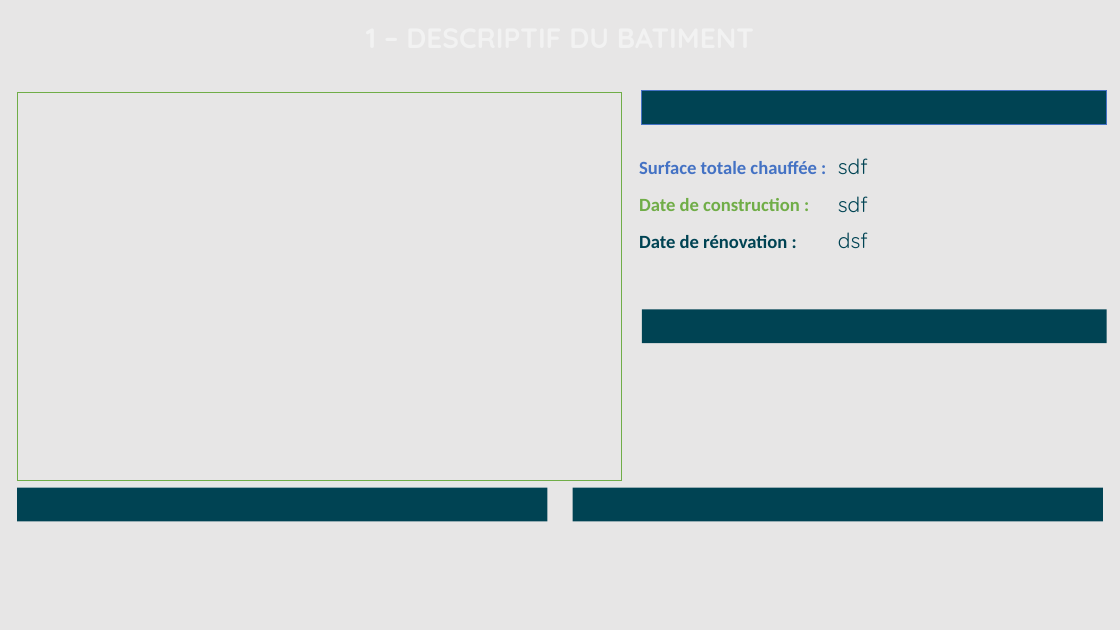
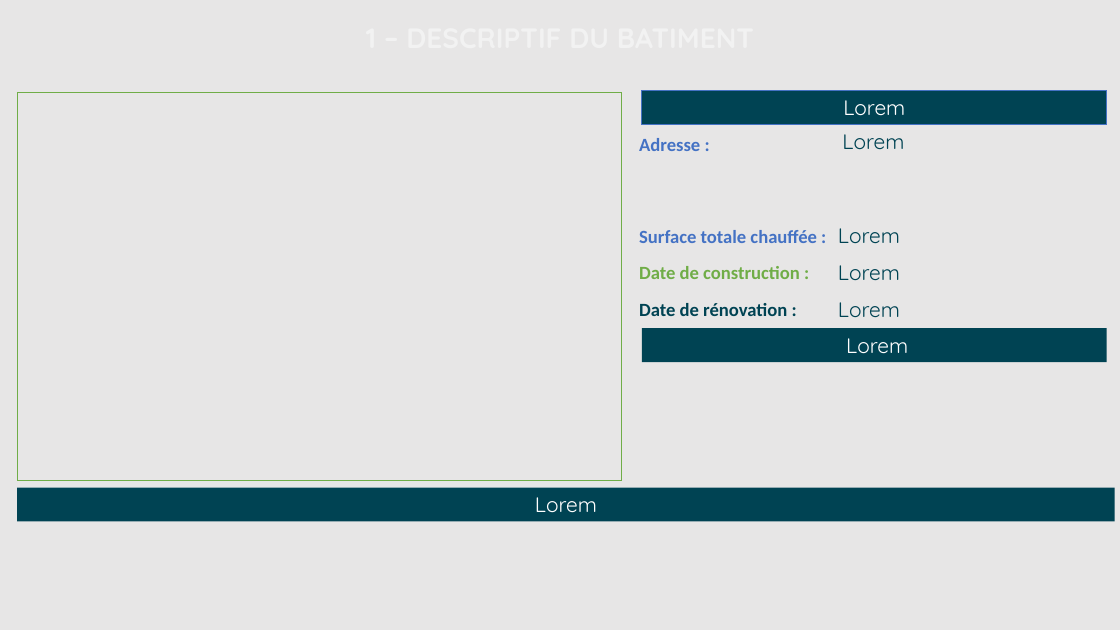
Before and after one commit to sigsieml/super-cep, a slide deck: slide 1 of app/src/main/assets/powerpointvierge.pptx. Drawn at 1120x630 pixels with LibreOffice and Linux fonts; fonts in the diff are those of the drawing; background and template pictures are left out. Boxes give left, top, right and bottom in pixels: in the first picture for what was removed or moved away, otherwise in the second. Text is boxed around its words. In the diff, an @@ line names an element or a change of style, - is before the commit and + after.

```diff
--- a/app/src/main/assets/powerpointvierge.pptx
+++ b/app/src/main/assets/powerpointvierge.pptx
@@ text in rectangle at [843,100,905,116]: text added @@
+Lorem
@@ table at [639,134,834,321] @@
+row 1: Adresse :
@@ text added at [842,134,904,149], 18 pt, text #004353 @@
+Lorem
@@ text at [838,228,900,243]: text changed @@
-sdf
+Lorem
@@ text at [838,265,900,280]: text changed @@
-sdf
+Lorem
@@ rectangle "Lorem": place and size @@
-rectangle "Lorem" at [642,309,1107,343]
+rectangle "Lorem" at [642,329,1107,362]
@@ text at [838,302,900,317]: text changed @@
-dsf
+Lorem
@@ text in rectangle at [846,338,908,354]: text added @@
+Lorem
@@ rectangle "Lorem": place and size @@
-rectangle "Lorem" at [17,488,547,522]
+rectangle "Lorem" at [17,488,1115,522]
@@ text in rectangle at [535,497,597,513]: text added @@
+Lorem
@@ rectangle removed at [573,488,1103,522] @@
```
Also in this commit, not shown: 4 other slides changed, 55 other files.
